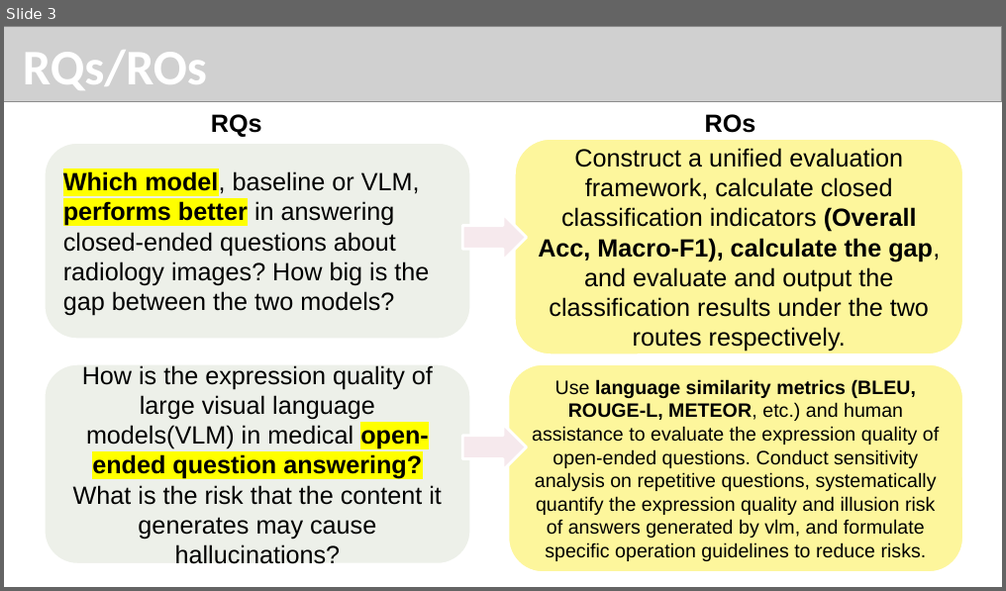
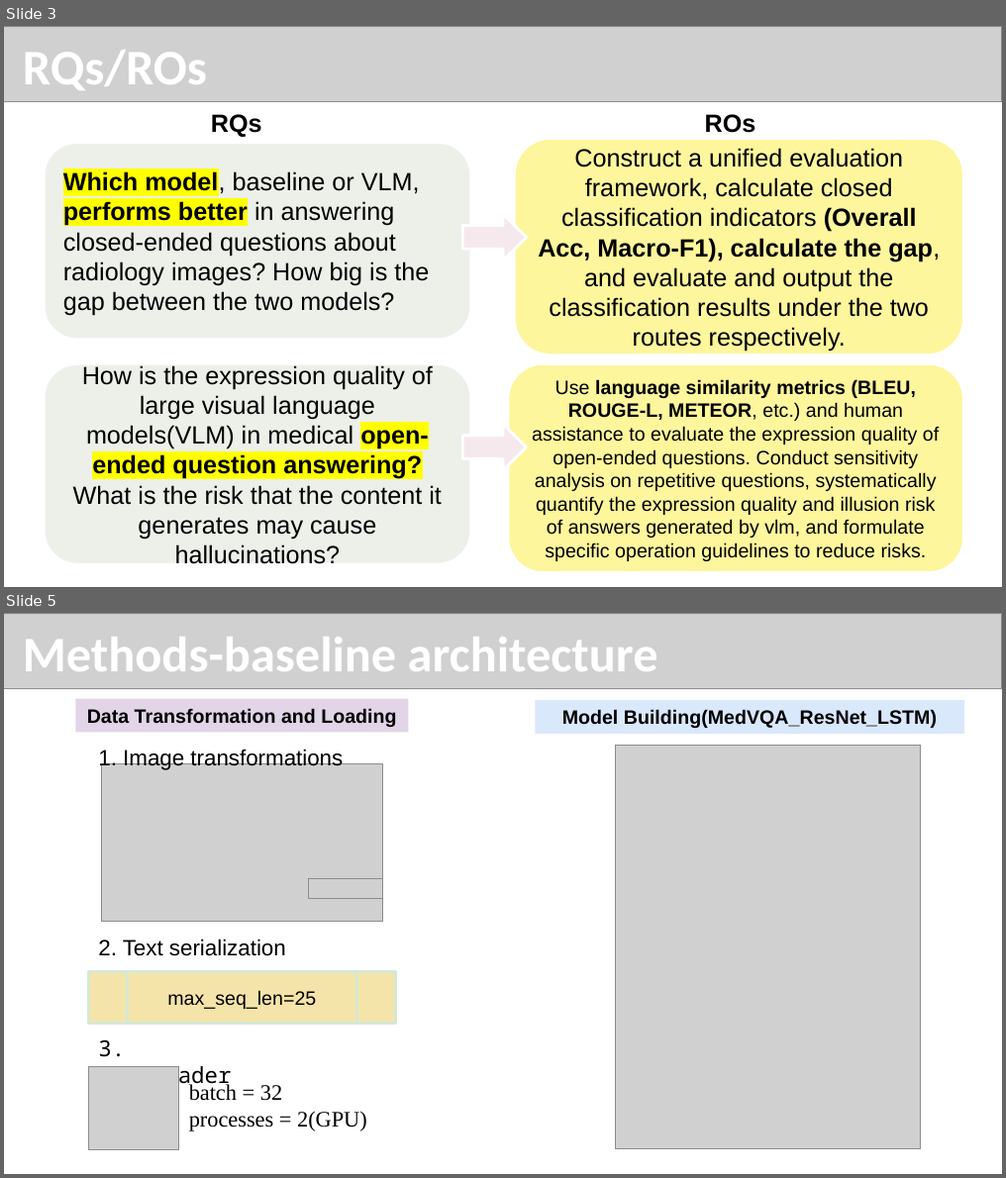
Before and after one commit to zhongjp21-coder/WOA7015_AlternativeAsscement, a slide deck: Report Dir/WOX7001_assignment2_zouting(24201617).pptx. Shown one above the other, each under a label of ours: slide 3 before the commit, slides 3 and 5 after it; the slides between them are not shown. The pictures are 1006x591 and 1006x1178 pixels, drawn with LibreOffice and Linux fonts; fonts in the diff are those of the drawing; grey boxes stand for pictures. Boxes give left, top, right and bottom in pixels: in the first picture for what was removed or moved away, otherwise in the second. Text is boxed around its words. In the diff, an @@ line names an element or a change of style, - is before the commit and + after.

```diff
--- a/Report Dir/WOX7001_assignment2_zouting(24201617).pptx
+++ b/Report Dir/WOX7001_assignment2_zouting(24201617).pptx
@@ slide 5 added at <box>4,613,1002,1174</box>, background #FFFFFF @@
@@ picture added at <box>4,613,1002,689</box> @@
@@ title added at <box>23,637,658,671</box>, 36 pt, text #FFFFFF, bold @@
+Methods-baseline architecture
@@ rectangle added at <box>76,699,408,733</box>, fill #E1D5E7, 14 pt, text #000000, bold @@
+Data Transformation and Loading
@@ rectangle added at <box>535,701,964,735</box>, fill #DAE8FC, 14 pt, text #000000, bold @@
+Model Building(MedVQA_ResNet_LSTM)
@@ text added at <box>98,748,343,770</box>, 16 pt, text #000000 @@
+1. Image transformations
@@ picture added at <box>616,745,920,1149</box> @@
@@ picture added at <box>102,763,383,921</box> @@
@@ picture added at <box>308,878,382,898</box> @@
@@ text added at <box>98,939,286,957</box>, 16 pt, text #000000 @@
+2. Text serialization
@@ flow chart predefined process added at <box>89,972,395,1024</box>, fill #F5E4A9, outline #D5E8D4 2 pt, 14 pt, text #000000 @@
+max_seq_len=25
@@ text added at <box>98,1040,231,1088</box>, 16 pt, text #000000 @@
+3. DataLoader
@@ picture added at <box>89,1067,179,1150</box> @@
@@ text added at <box>189,1083,367,1132</box>, 16 pt, text #000000 @@
+batch = 32
+processes = 2(GPU)
```
Also in this commit, not shown: 4 other slides added, 1 slide removed, 2 other files.
